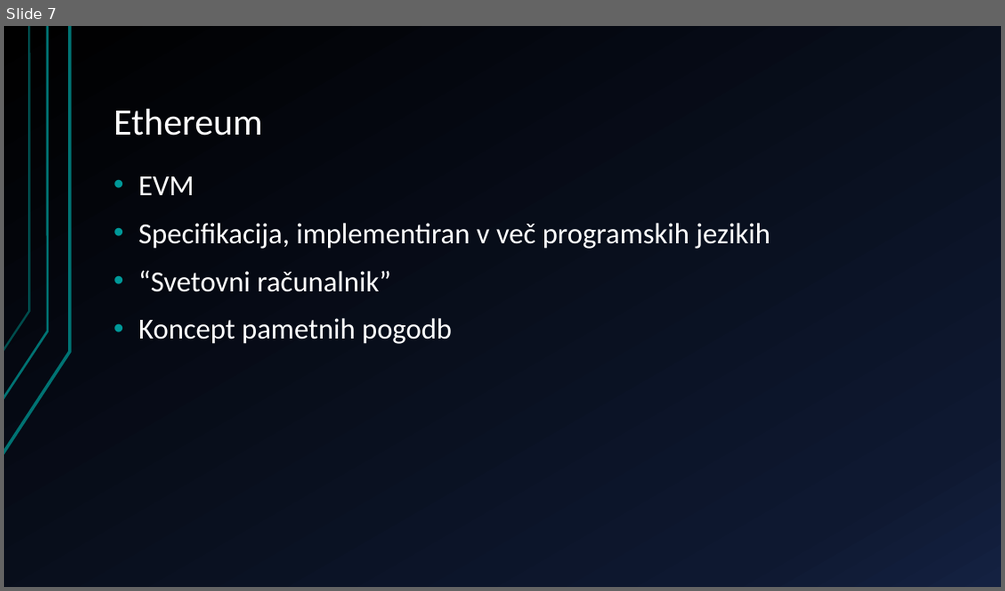
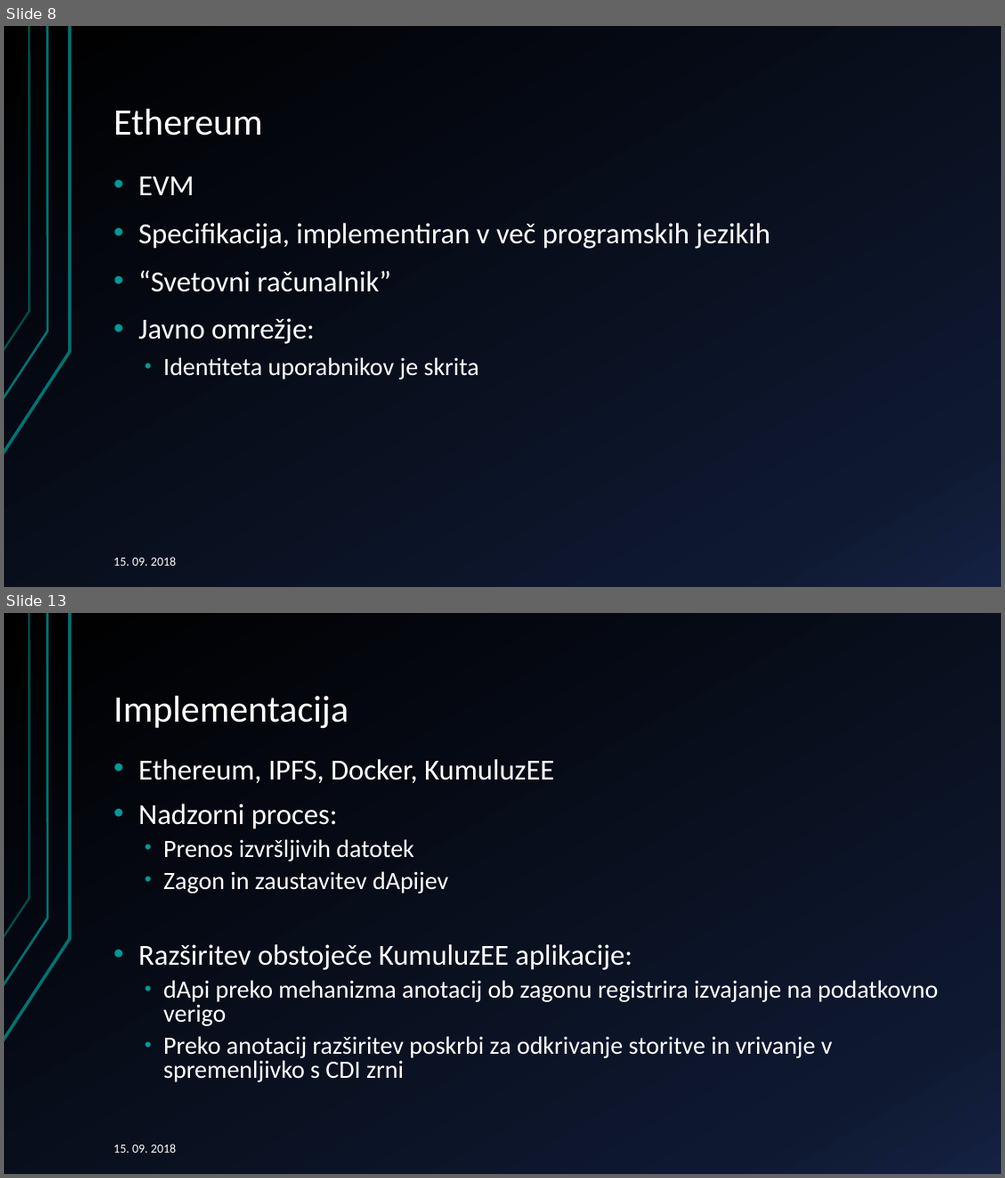
Before and after one commit to primozH/diploma, a slide deck: mikrostoritve decentralizacija.pptx. Shown one above the other, each under a label of ours: slide 7 before the commit, slides 8 and 13 after it; the slides between them are not shown. The pictures are 1005x591 and 1005x1178 pixels, drawn with LibreOffice and Linux fonts; fonts in the diff are those of the drawing. Boxes give left, top, right and bottom in pixels: in the first picture for what was removed or moved away, otherwise in the second. Text is boxed around its words. In the diff, an @@ line names an element or a change of style, - is before the commit and + after.

```diff
--- a/mikrostoritve decentralizacija.pptx
+++ b/mikrostoritve decentralizacija.pptx
@@ slide 13 added at (4,613,1001,1174), background gradient #000000 to #0F1931 to #142242; not listed: 3 template elements that a slide beside it also shows @@
@@ title added at (113,696,348,729), 36 pt, text #FFFFFF @@
+Implementacija
@@ text added at (138,759,938,1082), 24 pt, text #FFFFFF @@
+• Ethereum, IPFS, Docker, KumuluzEE
+• Nadzorni proces:
+  • Prenos izvršljivih datotek
+  • Zagon in zaustavitev dApijev
+• Razširitev obstoječe KumuluzEE aplikacije:
+  • dApi preko mehanizma anotacij ob zagonu registrira izvajanje na podatkovno verigo
+  • Preko anotacij razširitev poskrbi za odkrivanje storitve in vrivanje v spremenljivko s CDI zrni
@@ text added at (113,1143,176,1152), 12 pt, text #FFFFFF @@
+15. 09. 2018
@@ what was slide 7 is now slide 8 @@
@@ slide 8 changed as well @@
@@ text at (138,318,479,379): text changed; size 28 to 24 pt @@
-• Koncept pametnih pogodb
+• Javno omrežje:
+  • Identiteta uporabnikov je skrita
@@ text added at (113,556,176,565), 12 pt, text #FFFFFF @@
+15. 09. 2018
```
Also in this commit, not shown: 8 other slides changed, 5 other slides added, 4 slides removed.
